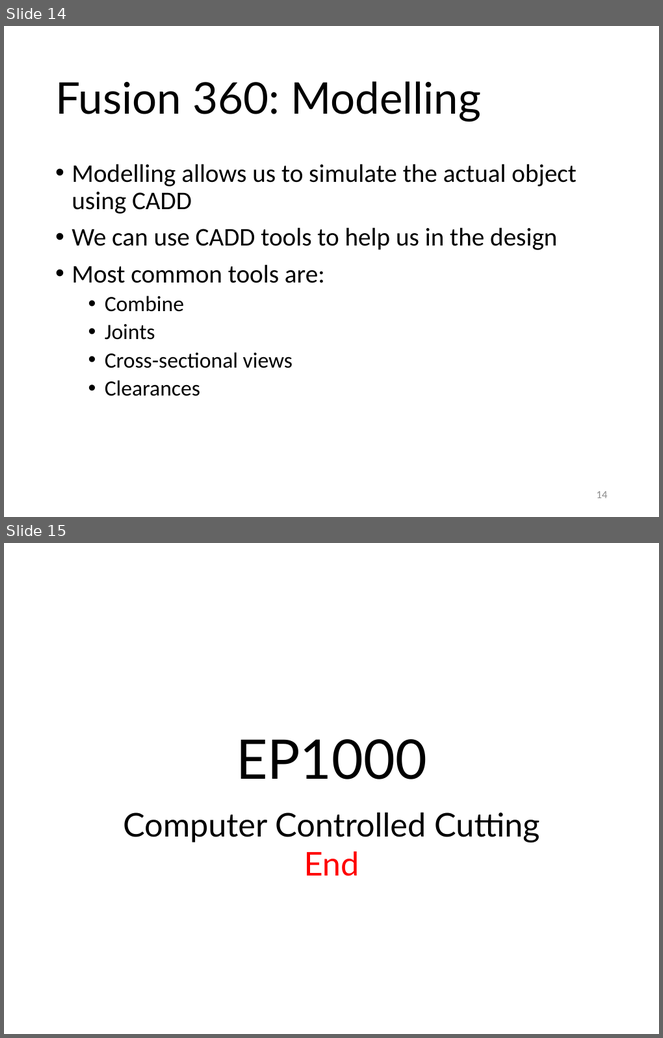
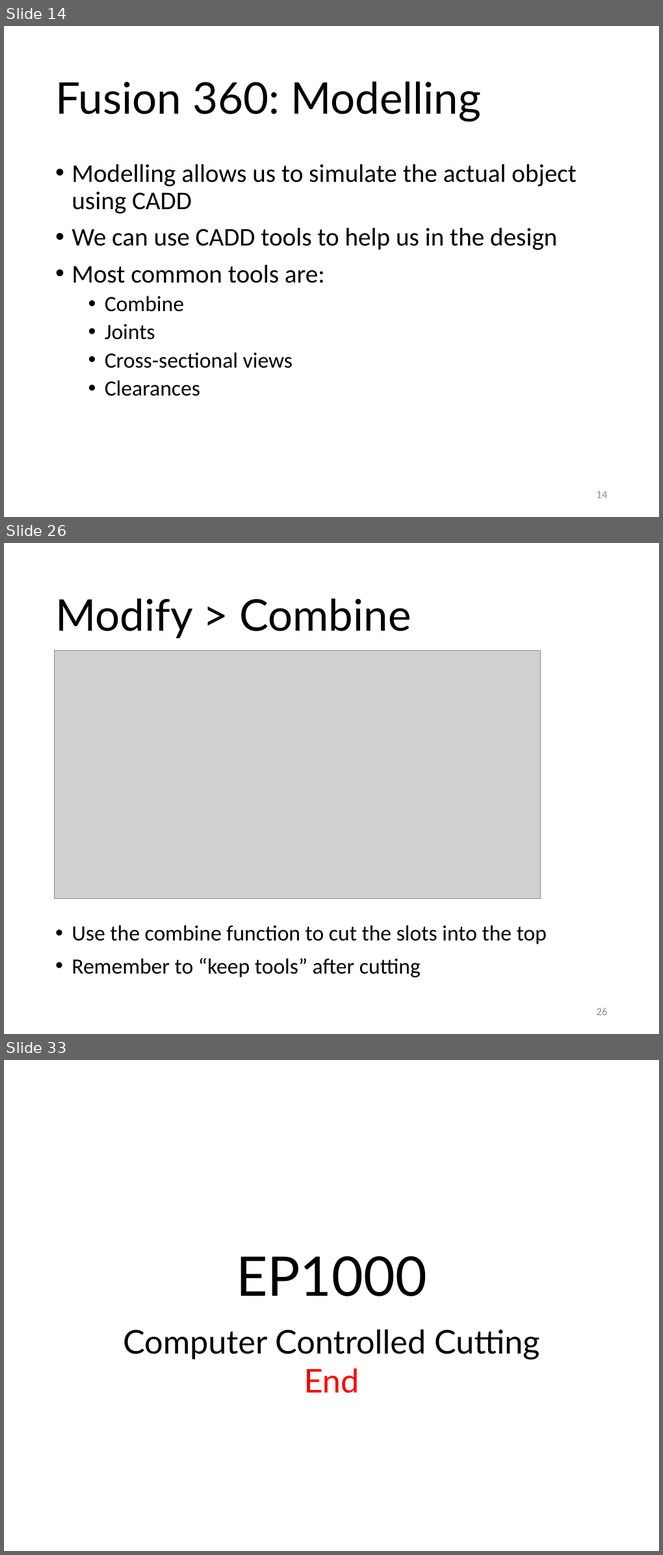
Before and after one commit to RDorville/digfab, a slide deck: presentations/ep1000_cutting/ep1000_cutting.pptx. Shown one above the other, each under a label of ours: slides 14 and 15 before the commit, slides 14, 26 and 33 after it; the slides between them are not shown. The pictures are 663x1038 and 663x1555 pixels, drawn with LibreOffice and Linux fonts; fonts in the diff are those of the drawing; grey boxes stand for pictures; background and template pictures are left out. Boxes give left, top, right and bottom in pixels: in the first picture for what was removed or moved away, otherwise in the second. Text is boxed around its words. In the diff, an @@ line names an element or a change of style, - is before the commit and + after.

Commit message:
completed ep1000_cutting

```diff
--- a/presentations/ep1000_cutting/ep1000_cutting.pptx
+++ b/presentations/ep1000_cutting/ep1000_cutting.pptx
@@ slide 26 added at (4, 543, 659, 1034), background #FFFFFF @@
@@ title added at (55, 598, 411, 639), 48 pt, text #000000 @@
+Modify > Combine
@@ picture added at (55, 650, 541, 899) @@
@@ text added at (72, 925, 547, 978), 24 pt, text #000000 @@
+• Use the combine function to cut the slots into the top
+• Remember to “keep tools” after cutting
@@ page number added at (597, 1008, 608, 1016), 12 pt, text #8C8C8C @@
+26
@@ what was slide 15 is now slide 33 @@
```
Also in this commit, not shown: 17 other slides added, 24 other files.
